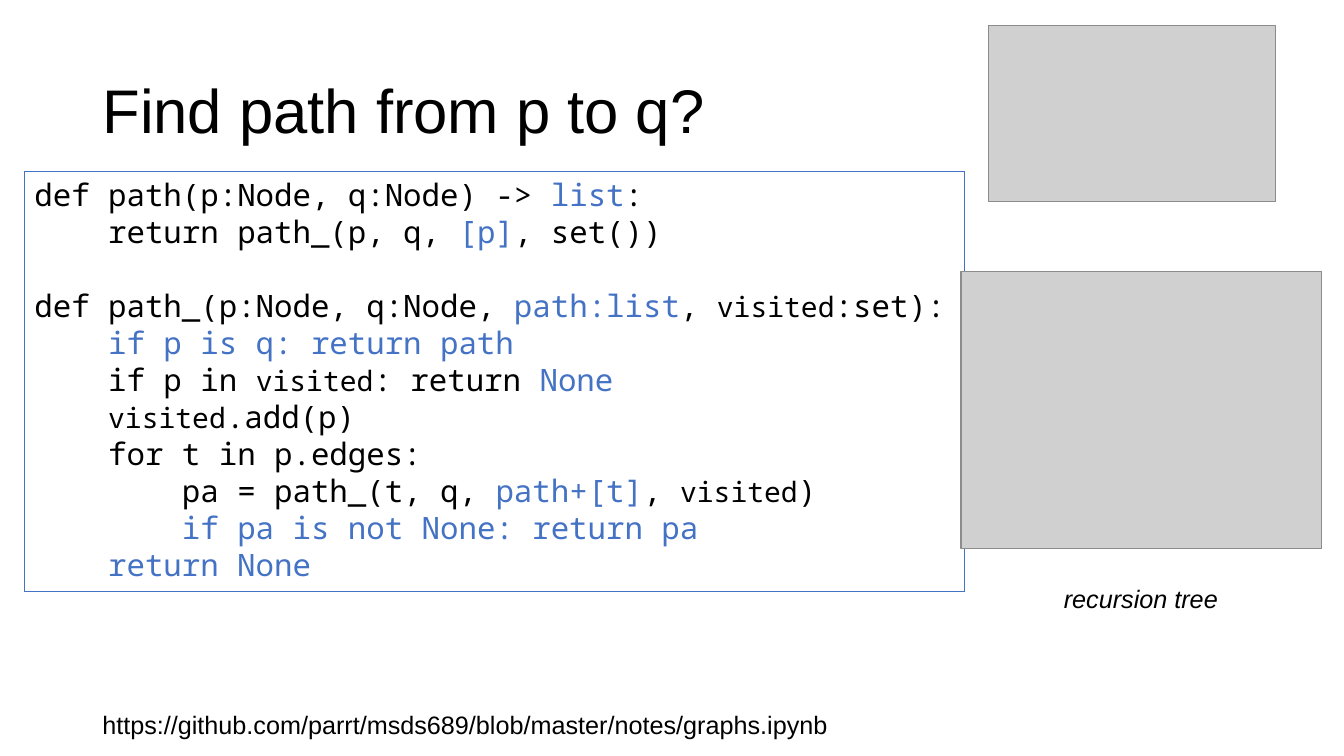
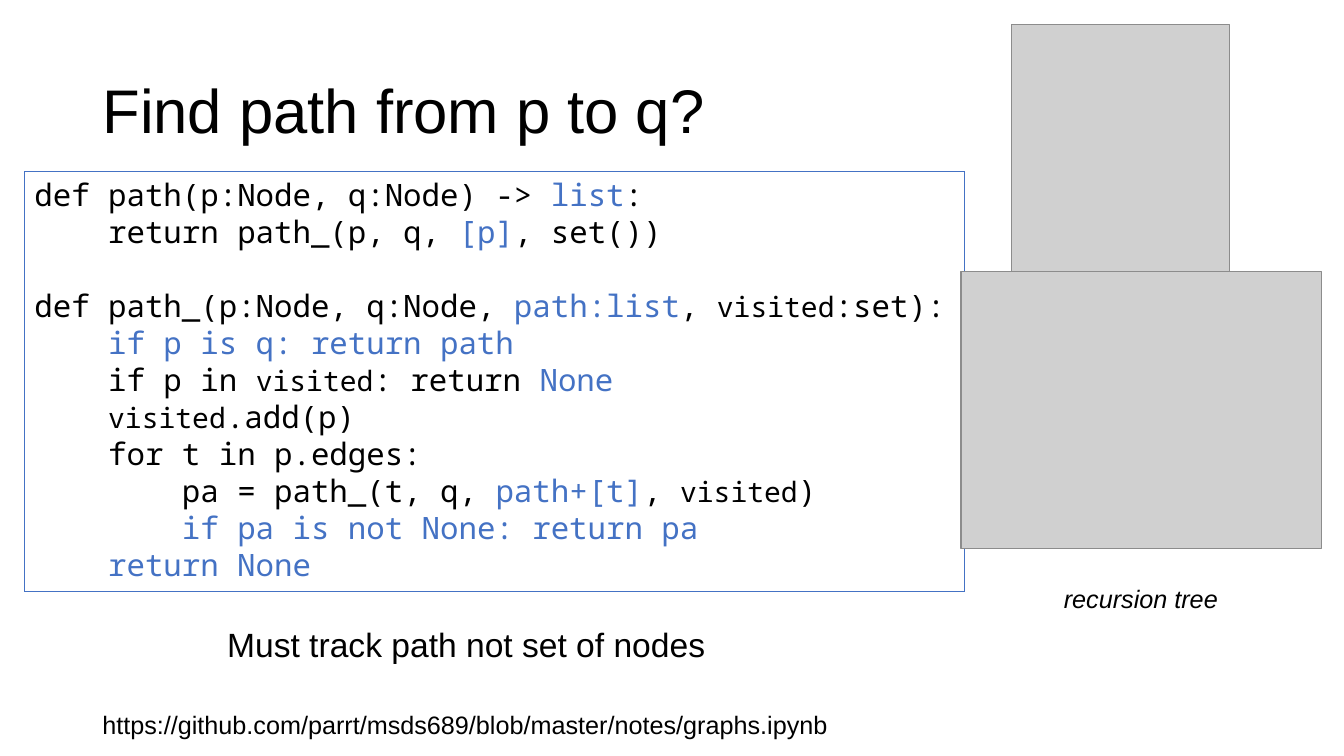
Before and after one commit to parrt/msds689, a slide deck: slide 13 of notes/graphs.pptx (slide 11 before the commit). Drawn at 1344x756 pixels with LibreOffice and Linux fonts; fonts in the diff are those of the drawing; grey boxes stand for pictures; background and template pictures are left out. Boxes give left, top, right and bottom in pixels: in the first picture for what was removed or moved away, otherwise in the second. Text is boxed around its words. In the diff, an @@ line names an element or a change of style, - is before the commit and + after.

```diff
--- a/notes/graphs.pptx
+++ b/notes/graphs.pptx
@@ picture: place and size @@
-picture at <box>989,25,1276,202</box>
+picture at <box>1011,25,1230,271</box>
@@ text added at <box>227,632,706,664</box>, 24 pt, text #000000 @@
+Must track path not set of nodes
```
Also in this commit, not shown: 3 other slides changed, 9 slides added, 2 other files.
